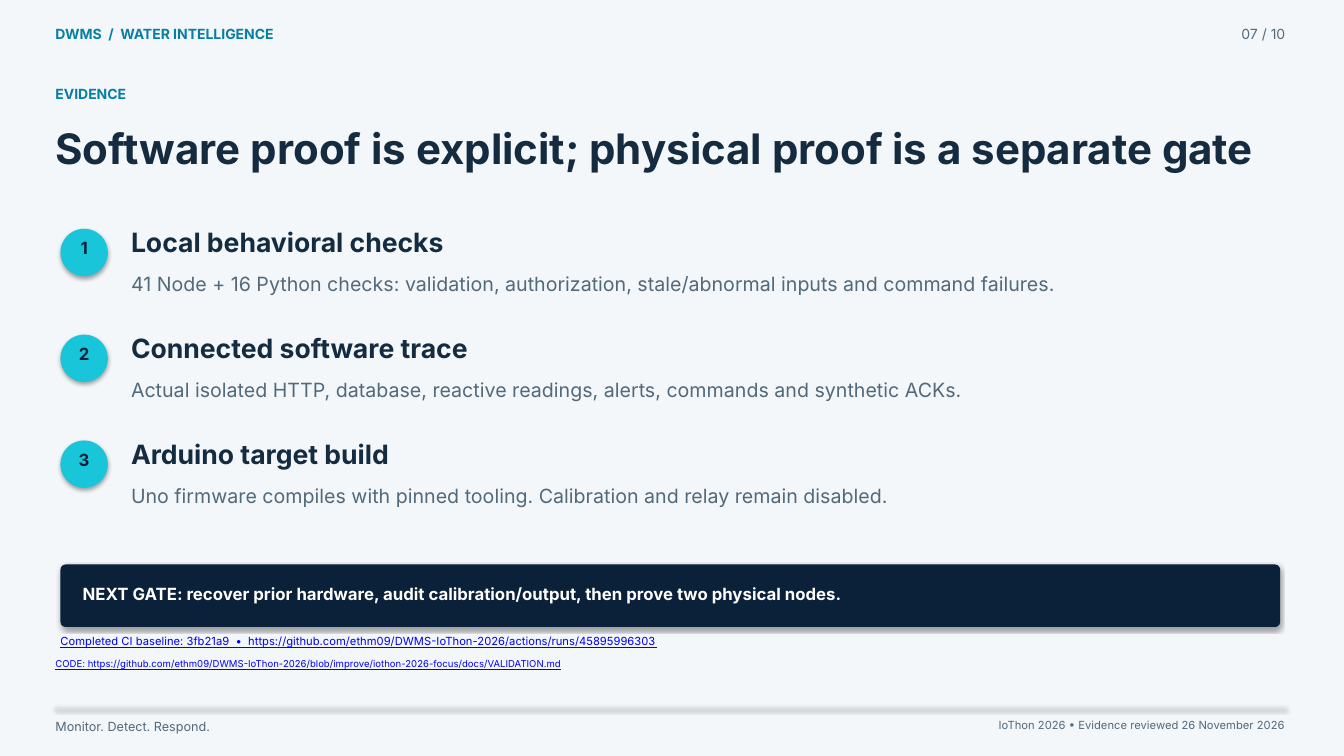
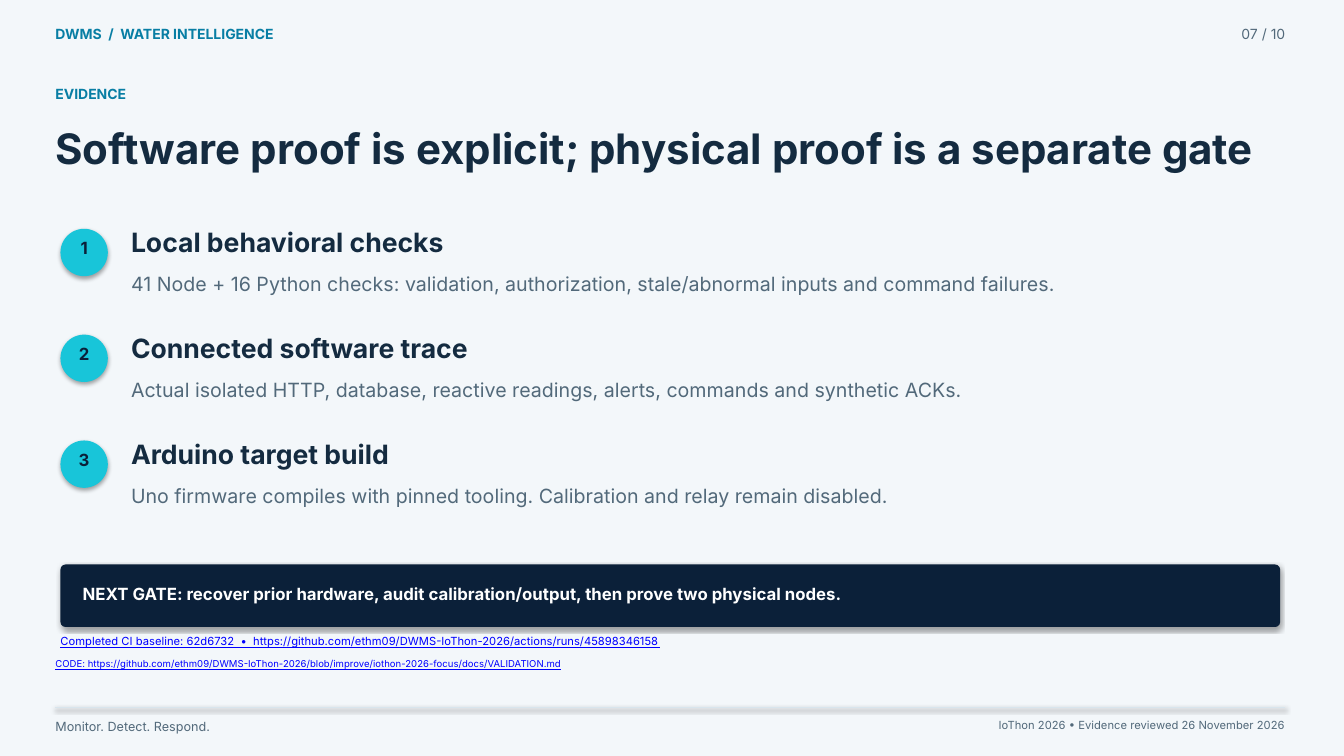
Before and after one commit to ethm09/DWMS-IoThon-2026, a slide deck: slide 7 of deliverables/DWMS-Pitch.pptx. Drawn at 1344x756 pixels with LibreOffice and Linux fonts; fonts in the diff are those of the drawing. Boxes give left, top, right and bottom in pixels: in the first picture for what was removed or moved away, otherwise in the second. Text is boxed around its words. In the diff, an @@ line names an element or a change of style, - is before the commit and + after.

```diff
--- a/deliverables/DWMS-Pitch.pptx
+++ b/deliverables/DWMS-Pitch.pptx
@@ text at (x1=60, y1=636, x2=658, y2=648): text changed @@
-Completed CI baseline: 3fb21a9 • https://github.com/ethm09/DWMS-IoThon-2026/actions/runs/45895996303
+Completed CI baseline: 62d6732 • https://github.com/ethm09/DWMS-IoThon-2026/actions/runs/45898346158
```
Also in this commit, not shown: 10 other files.
